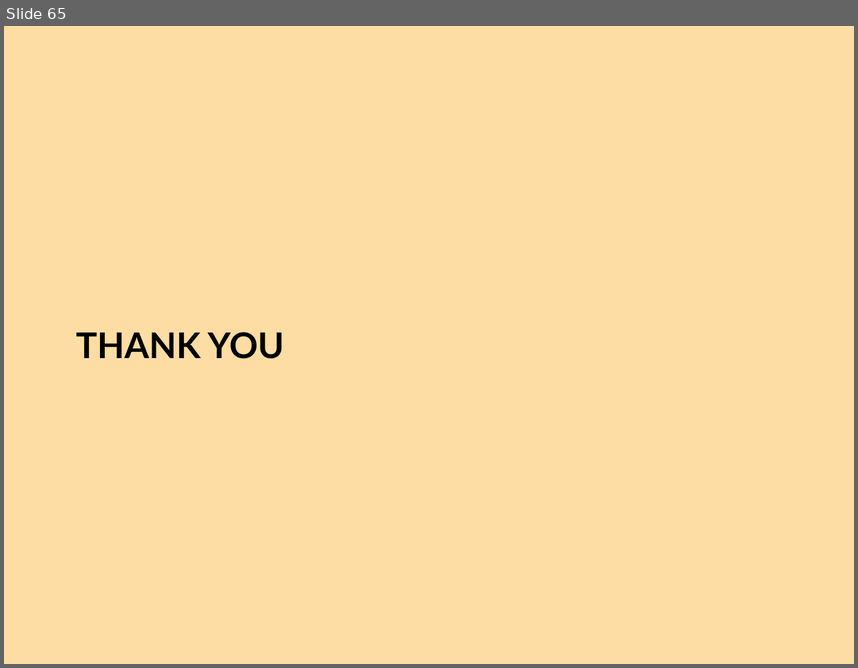
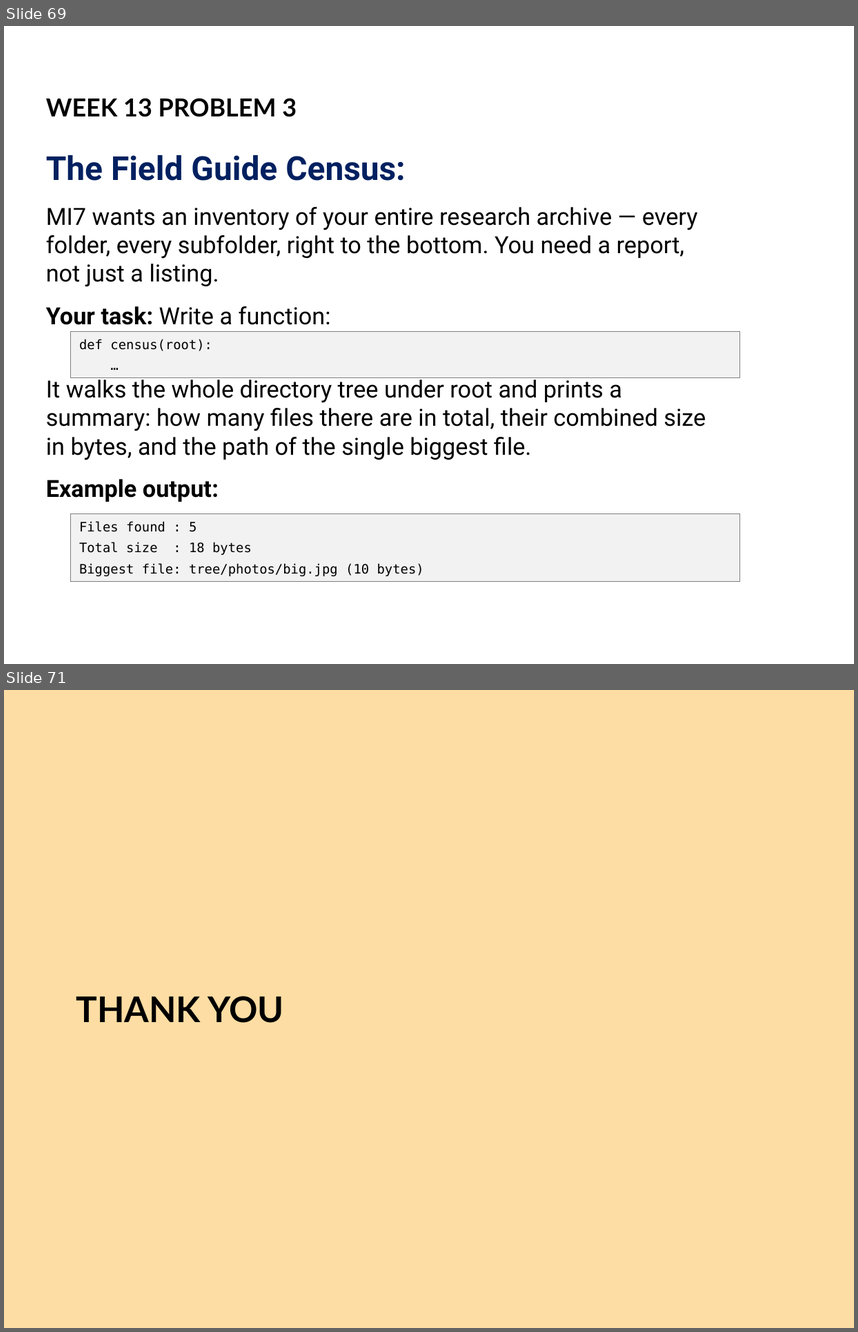
Before and after one commit to bryanbsun/pythonps, a slide deck: Python Problem Solver 2.pptx. Shown one above the other, each under a label of ours: slide 65 before the commit, slides 69 and 71 after it; the slides between them are not shown. The pictures are 858x668 and 858x1332 pixels, drawn with LibreOffice and Linux fonts; fonts in the diff are those of the drawing; background and template pictures are left out. Boxes give left, top, right and bottom in pixels: in the first picture for what was removed or moved away, otherwise in the second. Text is boxed around its words. In the diff, an @@ line names an element or a change of style, - is before the commit and + after.

Commit message:
Changes to be committed: 	modified:   Python Problem Solver 2.pptx 	new file:   w12p1-starburst.py 	new file:   w12p2-codenames.py

```diff
--- a/Python Problem Solver 2.pptx
+++ b/Python Problem Solver 2.pptx
@@ slide 69 added at bbox=[4, 26, 854, 664], background #FFFFFF @@
@@ text added at bbox=[46, 98, 297, 117], 21 pt, text #000000, bold @@
+WEEK 13 PROBLEM 3
@@ text added at bbox=[46, 155, 706, 501], 20 pt, text #000000 @@
+The Field Guide Census:
+MI7 wants an inventory of your entire research archive — every folder, every subfolder, right to the bottom. You need a report, not just a listing.
+Your task: Write a function:
+It walks the whole directory tree under root and prints a summary: how many files there are in total, their combined size in bytes, and the path of the single biggest file.
+Example output:
@@ rectangle added at bbox=[71, 332, 740, 378], fill #F2F2F2, outline #808080 0.75 pt, 11 pt, text #000000 @@
+def census(root):
+…
@@ rectangle added at bbox=[71, 513, 740, 581], fill #F2F2F2, outline #808080 0.75 pt, 11 pt, text #000000 @@
+Files found : 5
+Total size : 18 bytes
+Biggest file: tree/photos/big.jpg (10 bytes)
@@ what was slide 65 is now slide 71 @@
```
Also in this commit, not shown: 2 slides changed, 5 other slides added, 2 other files.
